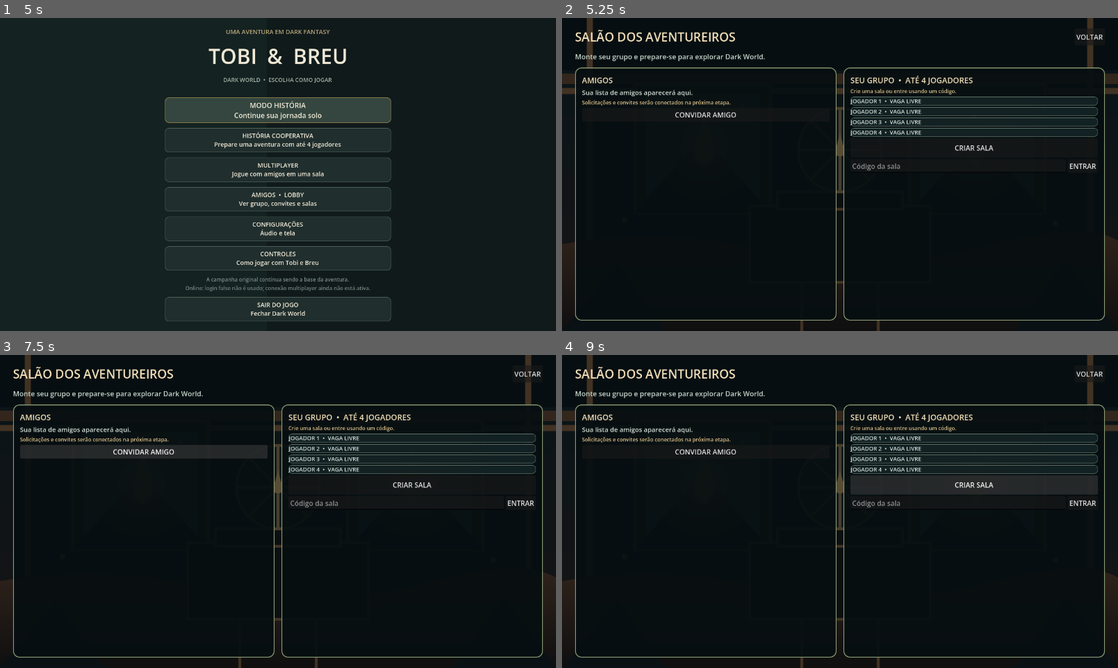
Above: before the commit, frames 1-4 (two rows, left to right).
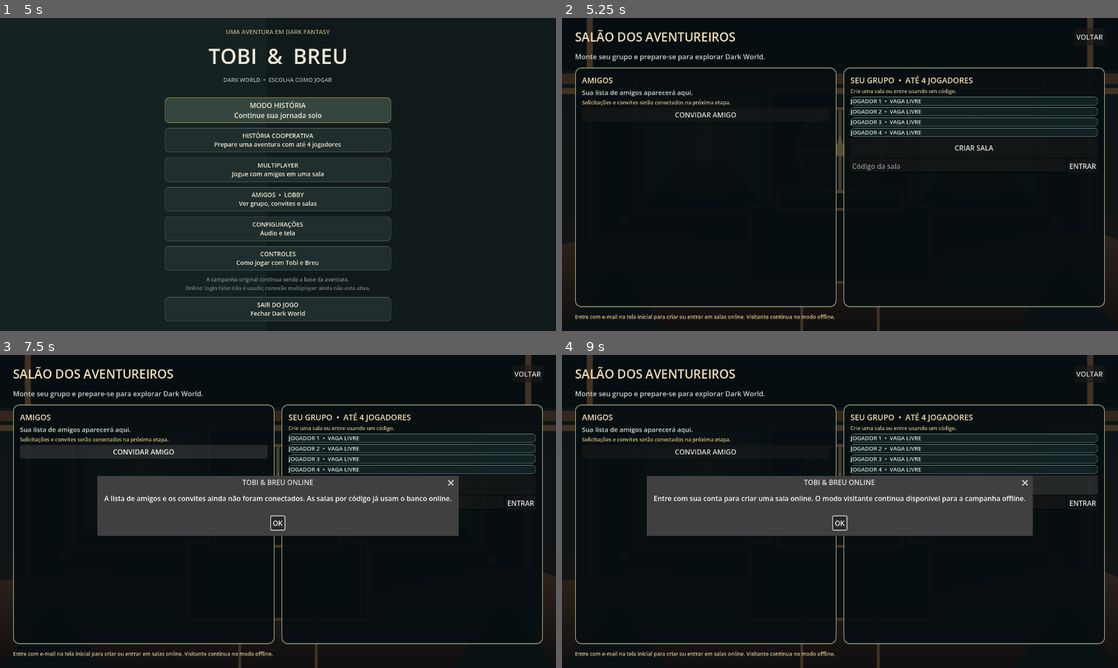
Above: after the commit, the same moments.

Repository: REALMLIFE-design/dark-fantasia-tobi-e-breu-
Game: Godot game, scene res://scenes/login.tscn
Same seed, same stepped clock (60 frames per second), same inputs: the game is played once before the commit and once after it.
Inputs (mouse positions are in pixels of both pictures, inside the frame that each line leads up to):
- Up to frame 1 (5 s): click "JOGAR OFFLINE COMO VISITANTE" at 0.5 s; click "CONTROLES Como jogar com Tobi…" at 1.25 s; click "CONTROLES Como jogar com Tobi…" at 2 s; click "MODO HISTÓRIA Continue sua jo…" at 2.75 s; click "MODO HISTÓRIA Continue sua jo…" at 3.5 s; click "OK" at 4.25 s
- Up to frame 2 (5.25 s): click "HISTÓRIA COOPERATIVA Prepare …" at 5 s
- Up to frame 3 (7.5 s): click "VOLTAR" at 5.75 s; click "AMIGOS • LOBBY Ver grupo, con…" at 6.5 s; click "CONVIDAR AMIGO" at 7.25 s
- Up to frame 4 (9 s): click (840, 524) at 8 s, where only the run after the commit has a clickable "OK"; click "CRIAR SALA" at 8.75 s

Frame 1 is identical in both runs. In frame 2, 1.1% of the frame differs, in the area x 2-98%, y 90-97%; in frame 3, 13%; in frame 4, 14%, in the area x 2-98%, y 38-97%.
Error before the commit: Parse Error: Cannot infer the type of "body_text" variable because the value doesn't have a set type. (res://scripts/supabase_client.gd:73)

Commit message:
Fix Godot 4.3 type inference in Supabase response parsing

Diff:
--- a/scripts/supabase_client.gd
+++ b/scripts/supabase_client.gd
@@ -70,7 +70,7 @@
 	var response: Array = await _http.request_completed
 	_request_busy = false
 	var response_code: int = response[1]
-	var body_text := response[3].get_string_from_utf8()
+	var body_text: String = response[3].get_string_from_utf8()
 	var parsed = JSON.parse_string(body_text)
 	var data: Dictionary = parsed if parsed is Dictionary else {}
 	if response_code < 200 or response_code >= 300:
